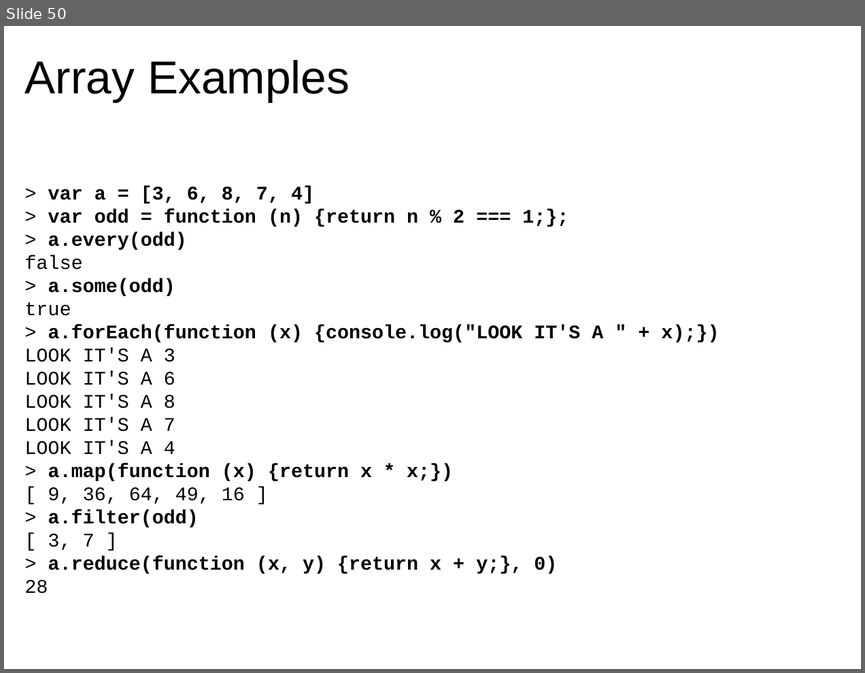
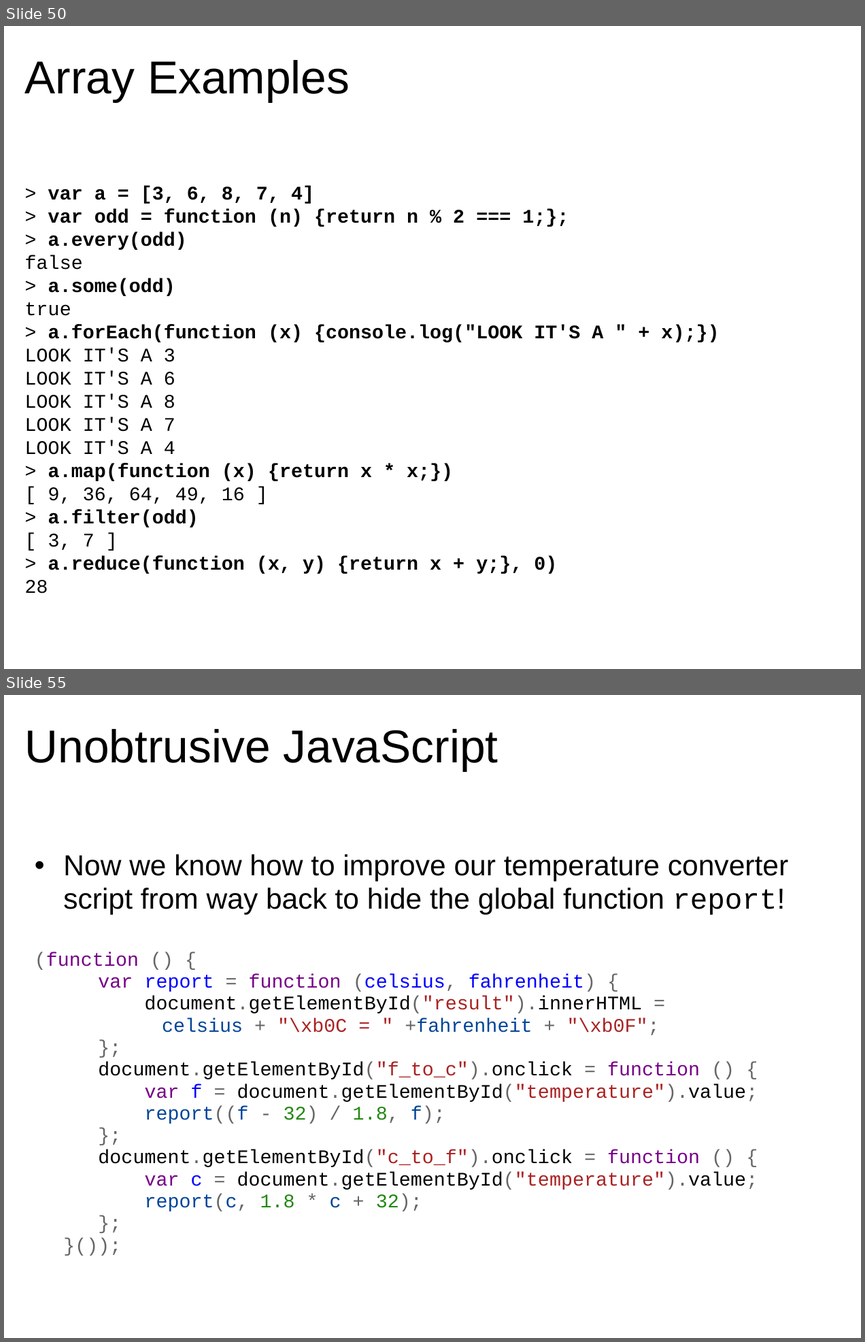
Before and after one commit to dondi/javascript-book, a slide deck: presentations/Chapter_5_Presentation.ppt. Shown one above the other, each under a label of ours: slide 50 before the commit, slides 50 and 55 after it; the slides between them are not shown. The pictures are 865x673 and 865x1342 pixels, drawn with LibreOffice and Linux fonts; fonts in the diff are those of the drawing; background and template pictures are left out. Boxes give left, top, right and bottom in pixels: in the first picture for what was removed or moved away, otherwise in the second. Text is boxed around its words. In the diff, an @@ line names an element or a change of style, - is before the commit and + after.

```diff
--- a/presentations/Chapter_5_Presentation.ppt
+++ b/presentations/Chapter_5_Presentation.ppt
@@ slide 55 added at [4,695,861,1338], background picture (left out) @@
@@ title added at [25,729,498,771], 43 pt, text #000000 @@
+Unobtrusive JavaScript
@@ text added at [35,854,788,1211], 18 pt, text #000000 @@
+  • Now we know how to improve our temperature converter script from way back to hide the global function report!
+  (function () {
+  var report = function (celsius, fahrenheit) {
+  document.getElementById("result").innerHTML =
+  celsius + "\xb0C = " +fahrenheit + "\xb0F";
+  };
+  document.getElementById("f_to_c").onclick = function () {
+  var f = document.getElementById("temperature").value;
+  report((f - 32) / 1.8, f);
+  };
+  document.getElementById("c_to_f").onclick = function () {
+  var c = document.getElementById("temperature").value;
+  report(c, 1.8 * c + 32);
+  };
+  }());
```
Also in this commit, not shown: 8 slides changed, 7 other slides added, 3 slides removed.
